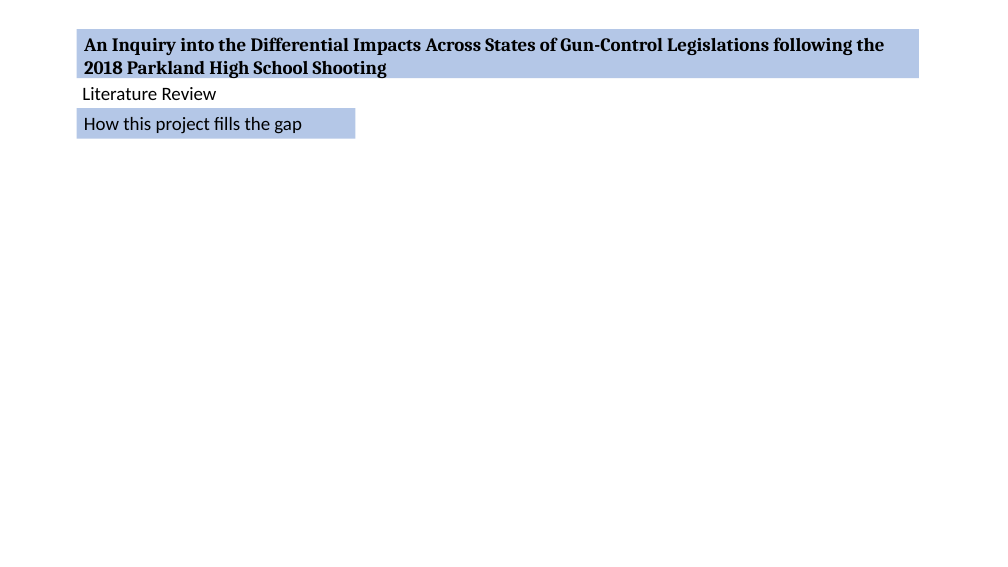
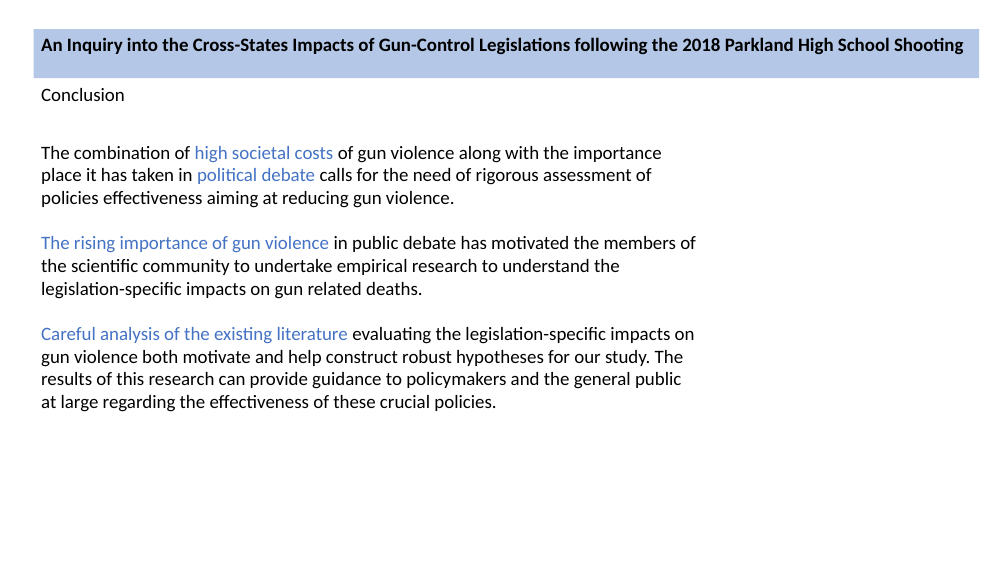
Before and after one commit to Arthur-Langlois/seminar, a slide deck: slide 7 of slides/slides 2.pptx. Drawn at 1008x567 pixels with LibreOffice and Linux fonts; fonts in the diff are those of the drawing. Boxes give left, top, right and bottom in pixels: in the first picture for what was removed or moved away, otherwise in the second. Text is boxed around its words. In the diff, an @@ line names an element or a change of style, - is before the commit and + after.

Commit message:
added lit review and slides

```diff
--- a/slides/slides 2.pptx
+++ b/slides/slides 2.pptx
@@ rectangle "An Inquiry into the Cross-States ...": place and size @@
-rectangle "An Inquiry into the Cross-States ..." at bbox=[76, 29, 919, 79]
+rectangle "An Inquiry into the Cross-States ..." at bbox=[34, 29, 980, 79]
@@ text in rectangle at bbox=[41, 37, 963, 54]: text changed; font Cambria to Calibri @@
-An Inquiry into the Differential Impacts Across States of Gun-Control Legislations following the 2018 Parkland High School Shooting
+An Inquiry into the Cross-States Impacts of Gun-Control Legislations following the 2018 Parkland High School Shooting
@@ text at bbox=[41, 88, 125, 101]: text changed @@
-Literature Review
+Conclusion
@@ rectangle removed at bbox=[76, 108, 355, 138] @@
-How this project fills the gap
@@ text added at bbox=[41, 146, 696, 412], 18 pt, text #000000 @@
+The combination of high societal costs of gun violence along with the importance place it has taken in political debate calls for the need of rigorous assessment of policies effectiveness aiming at reducing gun violence.
+The rising importance of gun violence in public debate has motivated the members of the scientific community to undertake empirical research to understand the legislation-specific impacts on gun related deaths.
+Careful analysis of the existing literature evaluating the legislation-specific impacts on gun violence both motivate and help construct robust hypotheses for our study. The results of this research can provide guidance to policymakers and the general public at large regarding the effectiveness of these crucial policies.
```
Also in this commit, not shown: 6 other slides changed, 5 other files.
